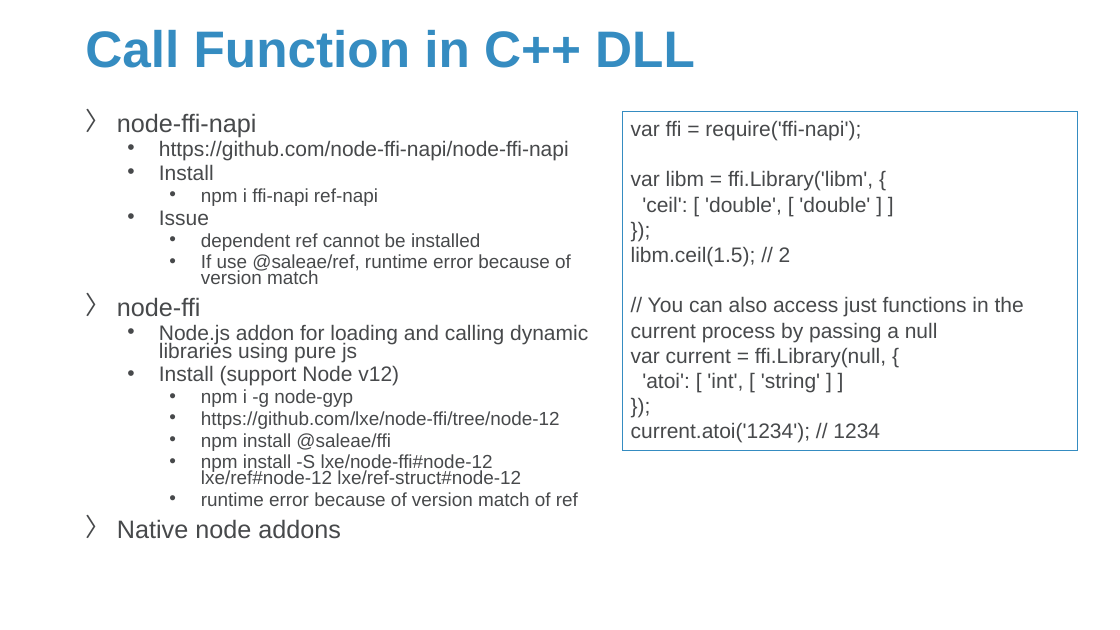
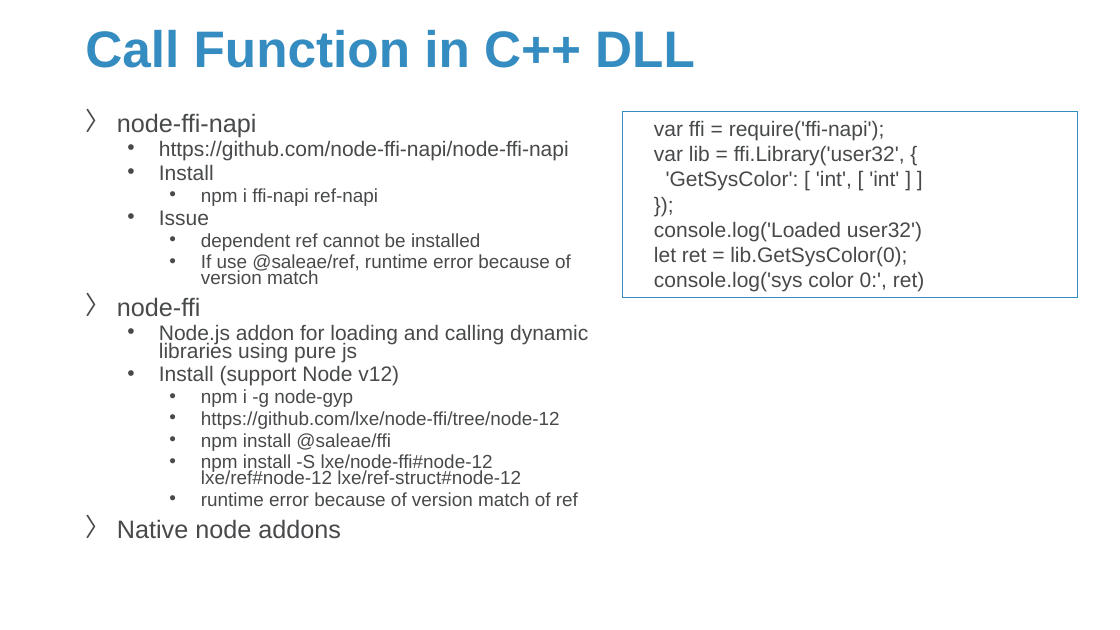
Before and after one commit to Sparks-Lu/TechNotes, a slide deck: slide 25 of Web/Electron-Notes.pptx (slide 21 before the commit). Drawn at 1120x630 pixels with LibreOffice and Linux fonts; fonts in the diff are those of the drawing; background and template pictures are left out. Boxes give left, top, right and bottom in pixels: in the first picture for what was removed or moved away, otherwise in the second. Text is boxed around its words. In the diff, an @@ line names an element or a change of style, - is before the commit and + after.

```diff
--- a/Web/Electron-Notes.pptx
+++ b/Web/Electron-Notes.pptx
@@ rectangle "var ffi = require('ffi-napi');": place and size @@
-rectangle "var ffi = require('ffi-napi');" at bbox=[623, 111, 1078, 450]
+rectangle "var ffi = require('ffi-napi');" at bbox=[623, 111, 1078, 297]
@@ text in rectangle at bbox=[654, 145, 905, 191]: text changed @@
-var libm = ffi.Library('libm', {
-'ceil': [ 'double', [ 'double' ] ]
+var lib = ffi.Library('user32', {
+'GetSysColor': [ 'int', [ 'int' ] ]
@@ text in rectangle at bbox=[654, 221, 924, 292]: text changed @@
-libm.ceil(1.5); // 2
-// You can also access just functions in the current process by passing a null
-var current = ffi.Library(null, {
-'atoi': [ 'int', [ 'string' ] ]
-});
-current.atoi('1234'); // 1234
+console.log('Loaded user32')
+let ret = lib.GetSysColor(0);
+console.log('sys color 0:', ret)
```
Also in this commit, not shown: 11 other slides changed, 11 slides added, 8 other files.
